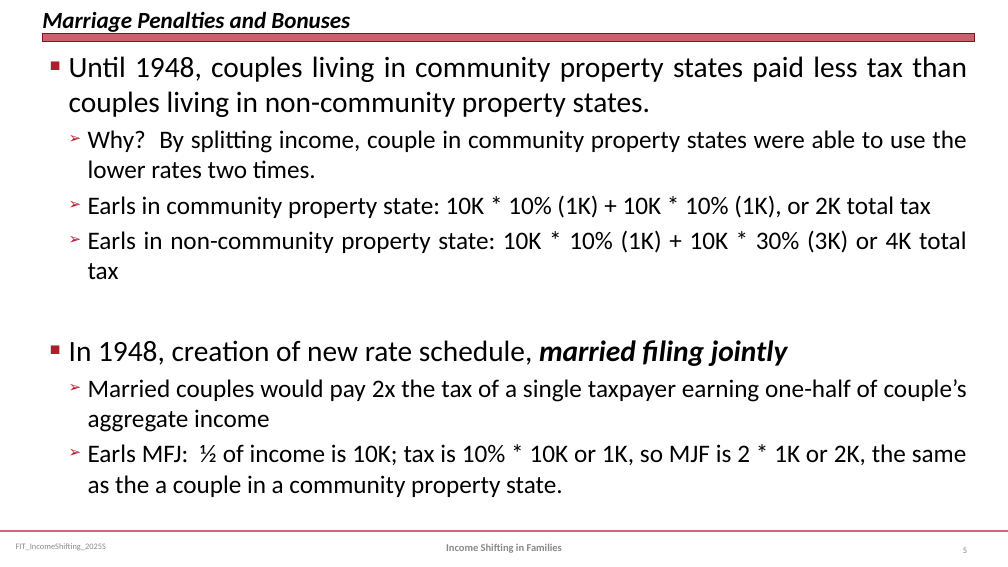
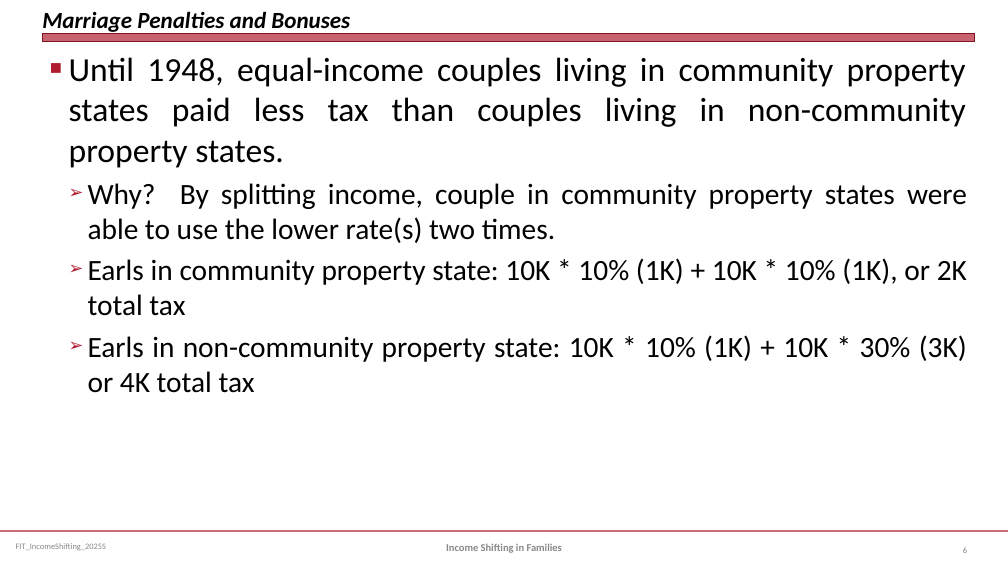
Before and after one commit to jmc877/Fed-Income-Tax, a slide deck: slide 6 of slides/FIT_IncomeShifting_2025S.pptx (slide 5 before the commit). Drawn at 1008x567 pixels with LibreOffice and Linux fonts; fonts in the diff are those of the drawing. Boxes give left, top, right and bottom in pixels: in the first picture for what was removed or moved away, otherwise in the second. Text is boxed around its words. In the diff, an @@ line names an element or a change of style, - is before the commit and + after.

```diff
--- a/slides/FIT_IncomeShifting_2025S.pptx
+++ b/slides/FIT_IncomeShifting_2025S.pptx
@@ text at bbox=[69, 57, 967, 243]: text changed; size 28 to 32 pt @@
-■ Until 1948, couples living in community property states paid less tax than couples living in non-community property states.
-  ➢ Why? By splitting income, couple in community property states were able to use the lower rates two times.
+■ Until 1948, equal-income couples living in community property states paid less tax than couples living in non-community property states.
+  ➢ Why? By splitting income, couple in community property states were able to use the lower rate(s) two times.
@@ text at bbox=[88, 258, 967, 393]: size 24 to 28 pt in "Earls in community property state: 10K * ...", "Earls in non-community property state: 10K * ..." @@
@@ text at bbox=[69, 340, 967, 497]: paragraphs removed @@
-■ In 1948, creation of new rate schedule, married filing jointly
-  ➢ Married couples would pay 2x the tax of a single taxpayer earning one-half of couple’s aggregate income
-  ➢ Earls MFJ: ½ of income is 10K; tax is 10% * 10K or 1K, so MJF is 2 * 1K or 2K, the same as the a couple in a community property state.
```
Also in this commit, not shown: 1 other slide changed, 12 slides added, 3 other files.
